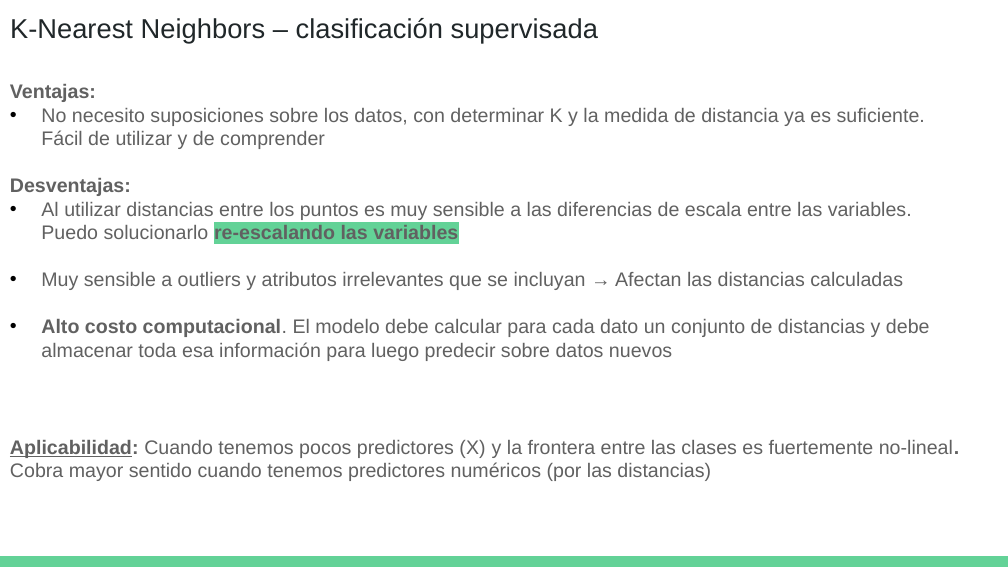
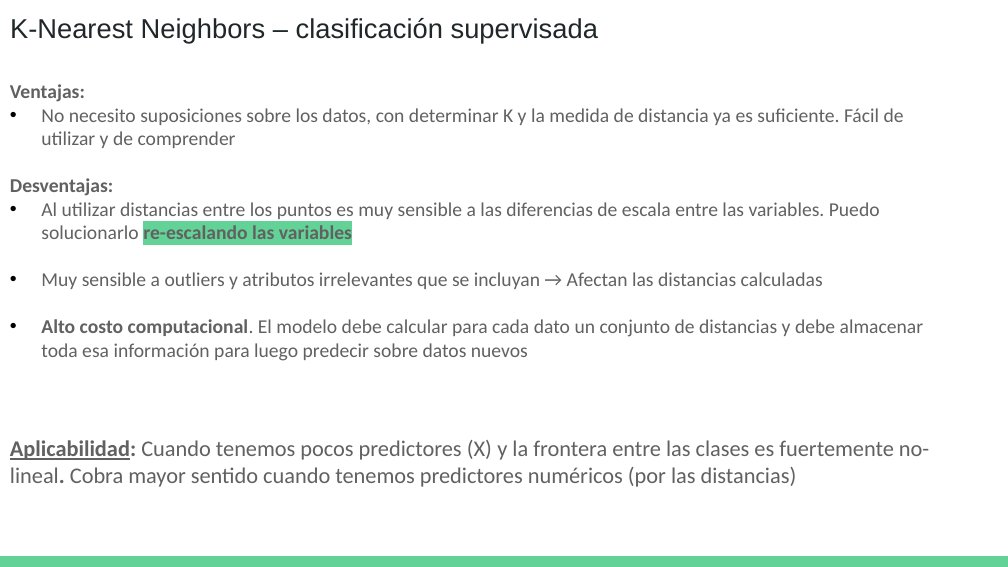
Before and after one commit to DCSCyHD/2023_modulo_3, a slide deck: slide 18 of clase4/teoricas_4a6.pptx. Drawn at 1008x567 pixels with LibreOffice and Linux fonts; fonts in the diff are those of the drawing. Boxes give left, top, right and bottom in pixels: in the first picture for what was removed or moved away, otherwise in the second. Text is boxed around its words. In the diff, an @@ line names an element or a change of style, - is before the commit and + after.

```diff
--- a/clase4/teoricas_4a6.pptx
+++ b/clase4/teoricas_4a6.pptx
@@ text "Ventajas:" at [10, 84, 924, 361]: font Arial to Calibri @@
@@ text "Aplicabilidad: Cuando tenemos pocos predictores ..." at [10, 440, 929, 487]: size 14 to 16 pt, font Arial to Calibri @@
```
Also in this commit, not shown: 10 other slides changed, 1 other file.
